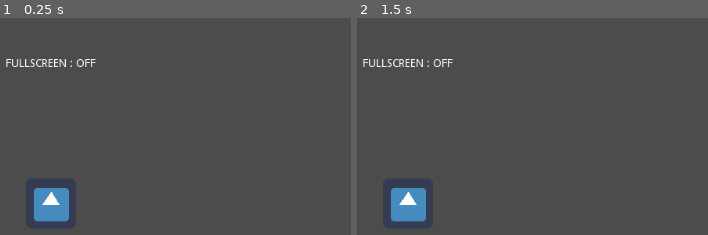
Above: before the commit, frames 1-2 (left to right).
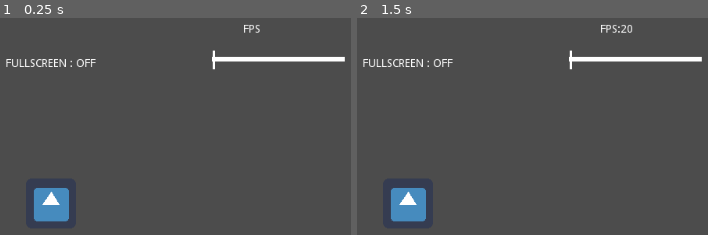
Above: after the commit, the same moments.

Repository: Salipoke/JOC_MLG
Game: Godot game, scene res://Scenes/UI/Control/options.tscn
Same seed, same stepped clock (60 frames per second), same inputs: the game is played once before the commit and once after it. This scene is started directly instead of the project's main scene. The engine's default icon, where the game draws it, is replaced by a stand-in: a white triangle on a blue panel in a dark square.
Inputs (mouse positions are in pixels of both pictures, inside the frame that each line leads up to):
- Up to frame 1 (0.25 s): no input
- Up to frame 2 (1.5 s): tap Enter at 0.5 s; move the mouse to (585, 174) at 0.52 s; click (585, 174) at 0.67 s; tap Space at 1.25 s; move the mouse to (outside the picture) at 1.27 s; click (outside the picture) at 1.42 s

The runs differ from the first frame. In frame 1, 1.0% of the frame differs, in the area x 60-99%, y 3-24%; in frame 2, 1.1%.
Error after the commit: Invalid set index 'rect_position' (on base: 'ColorRect') with value of type 'float'. (res://Scripts/UI/label/FPS.gd:11)

Commit message:
Fullscreen ben fet I FPS a mitges
FPS encara falta que mogui la barra i que realment afecti als FPS, fullscreen ja fa el que hauria de fer

Diff:
--- a/Scenes/UI/Control/options.tscn
+++ b/Scenes/UI/Control/options.tscn
@@ -1,8 +1,10 @@
-[gd_scene load_steps=4 format=2]
+[gd_scene load_steps=6 format=2]
 
 [ext_resource path="res://icon.png" type="Texture" id=1]
 [ext_resource path="res://Scripts/UI/Control/options_back.gd" type="Script" id=2]
 [ext_resource path="res://Scripts/UI/label/Resolution.gd" type="Script" id=3]
+[ext_resource path="res://Scripts/UI/label/FPS.gd" type="Script" id=4]
+[ext_resource path="res://Scenes/UI/labels/FPS_Mark/Mark.tscn" type="PackedScene" id=5]
 
 [node name="Control" type="Control"]
 anchor_right = 1.0
@@ -13,10 +15,26 @@
 position = Vector2( 512, 307 )
 texture = ExtResource( 1 )
 
-[node name="Label" type="Label" parent="."]
+[node name="FULLSCREEN" type="Label" parent="."]
 margin_left = 454.0
 margin_top = 121.0
 margin_right = 578.0
 margin_bottom = 136.0
 text = "FULLSCREEN : OFF"
 script = ExtResource( 3 )
+
+[node name="FPS" type="Label" parent="."]
+margin_left = 714.0
+margin_top = 77.0
+margin_right = 892.0
+margin_bottom = 283.0
+text = "           FPS"
+script = ExtResource( 4 )
+
+[node name="Mark" parent="." instance=ExtResource( 5 )]
+
+[node name="Line" type="ColorRect" parent="."]
+margin_left = 718.0
+margin_top = 119.0
+margin_right = 888.0
+margin_bottom = 125.0
--- /dev/null
+++ b/Scenes/UI/labels/FPS_Mark/Mark.tscn
@@ -0,0 +1,7 @@
+[gd_scene format=2]
+
+[node name="Mark" type="ColorRect"]
+margin_left = 719.0
+margin_top = 111.0
+margin_right = 722.0
+margin_bottom = 135.0
--- /dev/null
+++ b/Scripts/UI/label/FPS.gd
@@ -0,0 +1,11 @@
+extends Label
+
+var mark = load("res://Scenes/UI/labels/FPS_Mark/Mark.tscn").instance()
+func _input(event:InputEvent):
+	if event is InputEventMouseButton and event.pressed:
+		var bounds = Rect2(rect_position,rect_size)
+		if bounds.has_point(event.position):
+			var m_position = (event.position[0]-rect_position[0])
+			m_position = (stepify(m_position,10))
+			text = ('           FPS:'+str(m_position))
+			mark.rect_position = m_position
--- a/Scripts/UI/label/Resolution.gd
+++ b/Scripts/UI/label/Resolution.gd
@@ -1,5 +1,12 @@
 extends Label
 #EL BOTÓ PER TORNAR AL JOC SENSE PREMER ESC
+onready var viewport = get_viewport()
+
+var minimum_size = Vector2(1024,600)
+
+func _ready():
+	viewport.connect("size_changed", self, "window_resize")
+	window_resize()
 
 func _input(event:InputEvent):
 	if event is InputEventMouseButton and event.pressed:
@@ -10,5 +17,19 @@
 				text = 'FULLSCREEN : OFF'
 			else:
 				OS.window_fullscreen = true
-				OS.set_window_size(Vector2(1080,920))
 				text = 'FULLSCREEN : ON'
+
+func window_resize():
+	var current_size = OS.get_window_size()
+
+	var scale_factor = minimum_size.y/current_size.y
+	var new_size = Vector2(current_size.x*scale_factor, minimum_size.y)
+
+	if new_size.y < minimum_size.y:
+		scale_factor = minimum_size.y/new_size.y
+		new_size = Vector2(new_size.x*scale_factor, minimum_size.y)
+	if new_size.x < minimum_size.x:
+		scale_factor = minimum_size.x/new_size.x
+		new_size = Vector2(minimum_size.x, new_size.y*scale_factor)
+
+	viewport.set_size_override(true, new_size)
--- a/project.godot
+++ b/project.godot
@@ -14,6 +14,15 @@
 run/main_scene="res://Scenes/UI/Control/Control_Room.tscn"
 config/icon="res://icon.png"
 
+[display]
+
+window/stretch/aspect="expand"
+
+[global]
+
+res=false
+resolution=false
+
 [input]
 
 ui_home={
